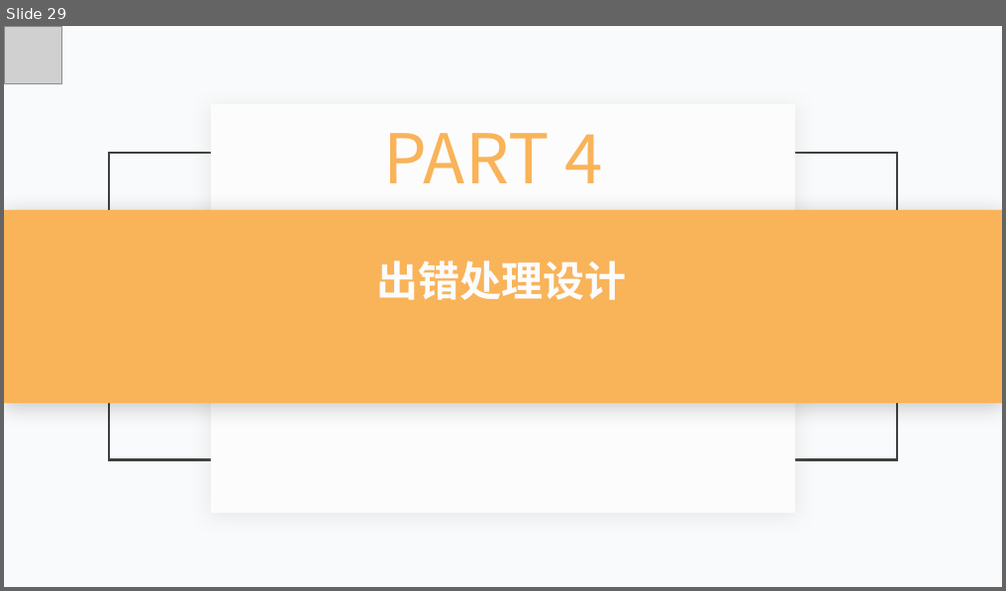
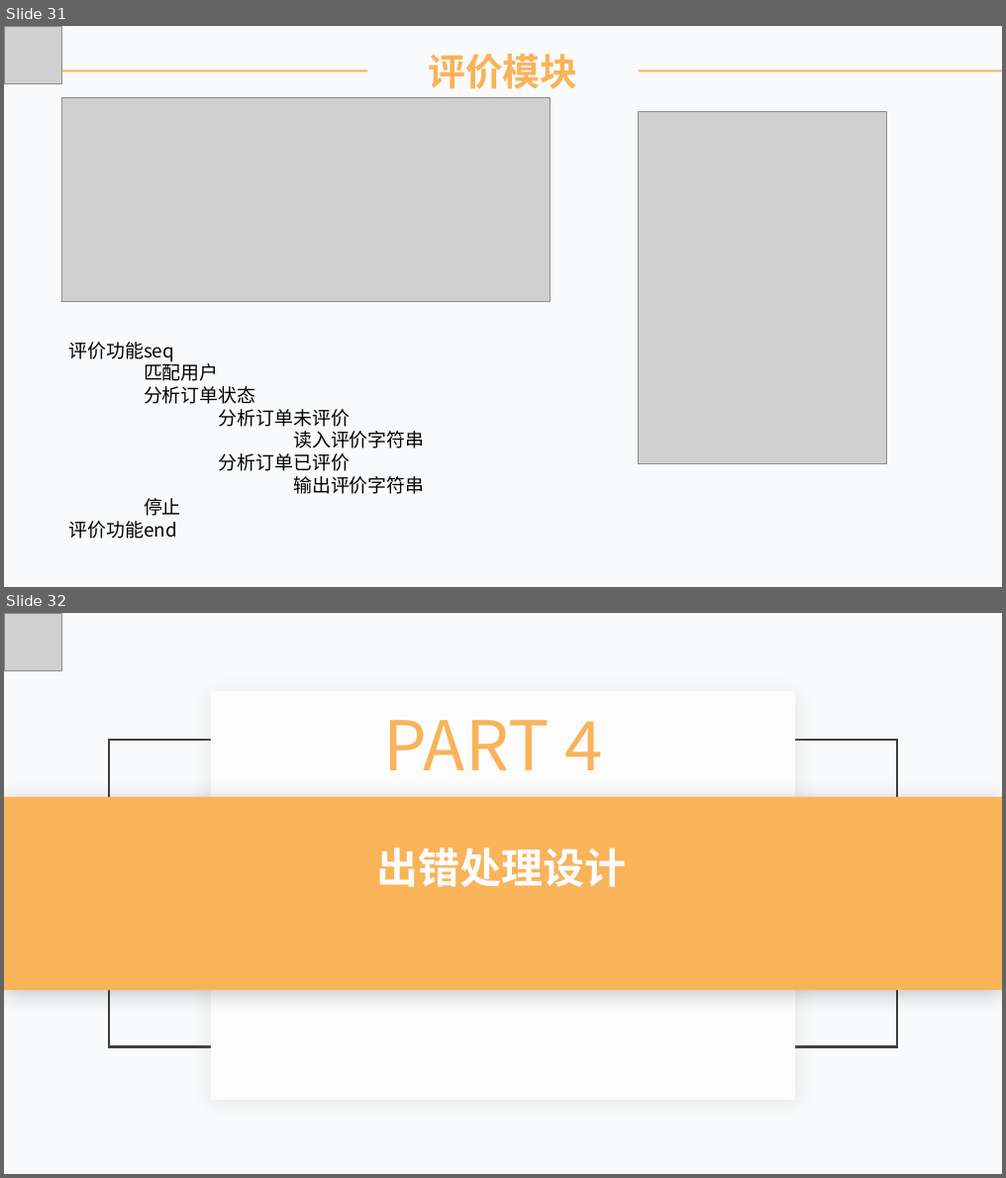
Before and after one commit to lorenzoyoung/ZUCC-Lazy-Bone, a slide deck: 评审PPT/SE2019春-G11-总体设计+详细设计/SE2019春-G11-软件总体+详细设计PPT.pptx. Shown one above the other, each under a label of ours: slide 29 before the commit, slides 31 and 32 after it. The pictures are 1006x591 and 1006x1178 pixels, drawn with LibreOffice and Linux fonts; fonts in the diff are those of the drawing; grey boxes stand for pictures. Boxes give left, top, right and bottom in pixels: in the first picture for what was removed or moved away, otherwise in the second. Text is boxed around its words. In the diff, an @@ line names an element or a change of style, - is before the commit and + after.

```diff
--- a/评审PPT/SE2019春-G11-总体设计+详细设计/SE2019春-G11-软件总体+详细设计PPT.pptx
+++ b/评审PPT/SE2019春-G11-总体设计+详细设计/SE2019春-G11-软件总体+详细设计PPT.pptx
@@ slide 31 added at box(4, 26, 1002, 587), background #F9FAFB @@
@@ picture added at box(4, 26, 61, 83) @@
@@ text added at box(428, 54, 577, 89), 36 pt, text #F9B359, bold @@
+评价模块
@@ line added from (4, 71) to (1002, 71), #F9B359 2 pt @@
@@ picture added at box(61, 97, 549, 301) @@
@@ picture added at box(638, 112, 887, 465) @@
@@ text added at box(68, 342, 424, 539), 18 pt, text #000000 @@
+评价功能seq
+匹配用户
+分析订单状态
+分析订单未评价
+读入评价字符串
+分析订单已评价
+输出评价字符串
+停止
+评价功能end
@@ what was slide 29 is now slide 32 @@
```
Also in this commit, not shown: 2 slides changed, 4 other slides added, 19 other files.
